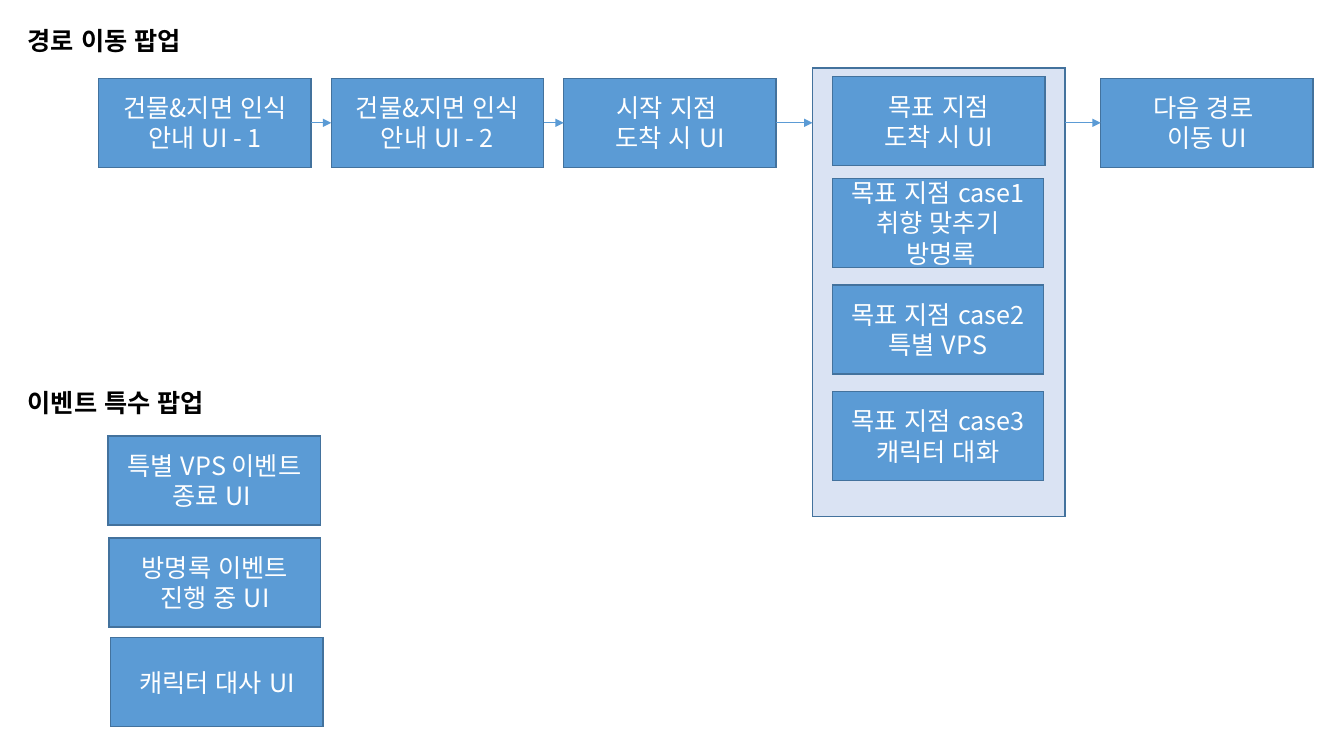
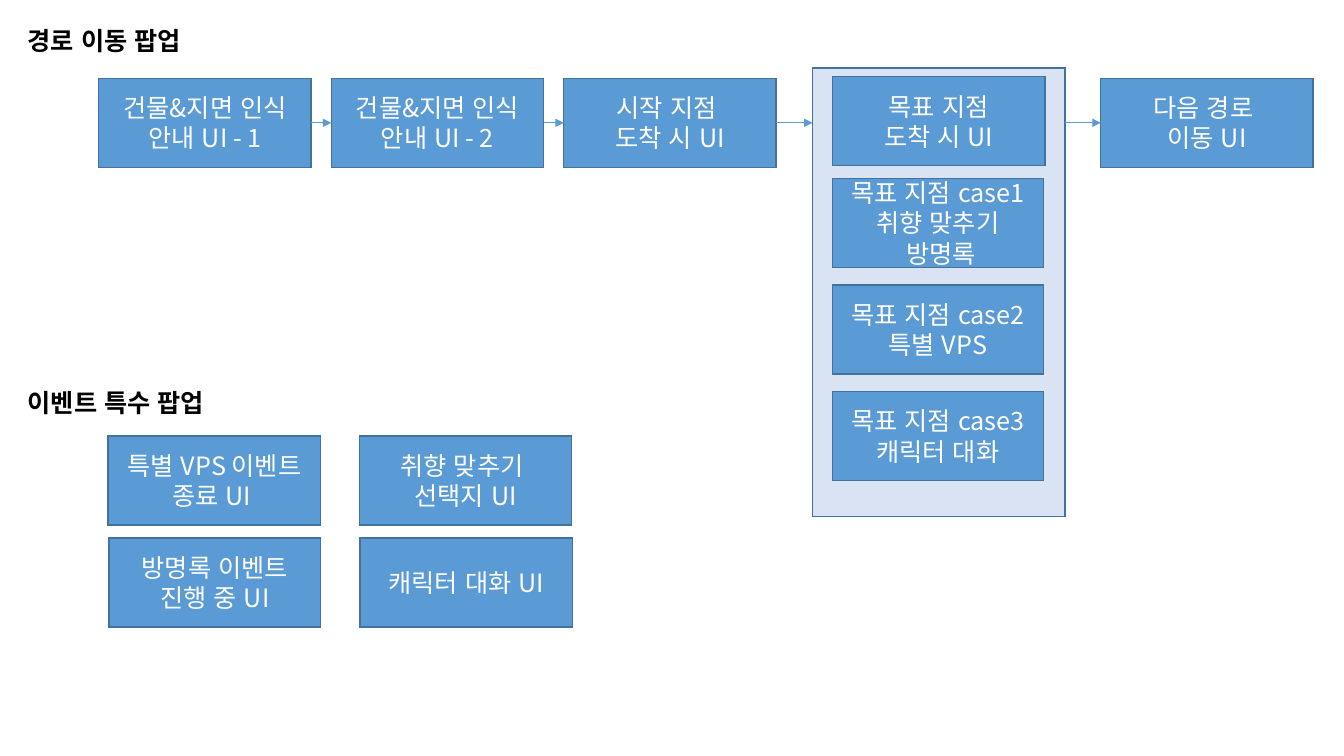
Before and after one commit to Kjaeseong/RocketTeamDocu, a slide deck: slide 1 of 00.기획서/221020_팝업UI시스템 기획서_V100.pptx. Drawn at 1344x756 pixels with LibreOffice and Linux fonts; fonts in the diff are those of the drawing. Boxes give left, top, right and bottom in pixels: in the first picture for what was removed or moved away, otherwise in the second. Text is boxed around its words. In the diff, an @@ line names an element or a change of style, - is before the commit and + after.

```diff
--- a/00.기획서/221020_팝업UI시스템 기획서_V100.pptx
+++ b/00.기획서/221020_팝업UI시스템 기획서_V100.pptx
@@ rectangle added at box(359, 436, 572, 524), fill #5B9BD5, outline #43739E 1 pt, 18 pt, text #FFFFFF @@
+취향 맞추기
+선택지 UI
@@ rectangle "캐릭터 대화 UI": place and size @@
-rectangle "캐릭터 대화 UI" at box(111, 637, 324, 726)
+rectangle "캐릭터 대화 UI" at box(360, 538, 573, 627)
@@ text in rectangle at box(389, 571, 545, 594): text changed @@
-캐릭터 대사 UI
+캐릭터 대화 UI
```
Also in this commit, not shown: 1 other slide changed, 1 slide added, 1 other file.
